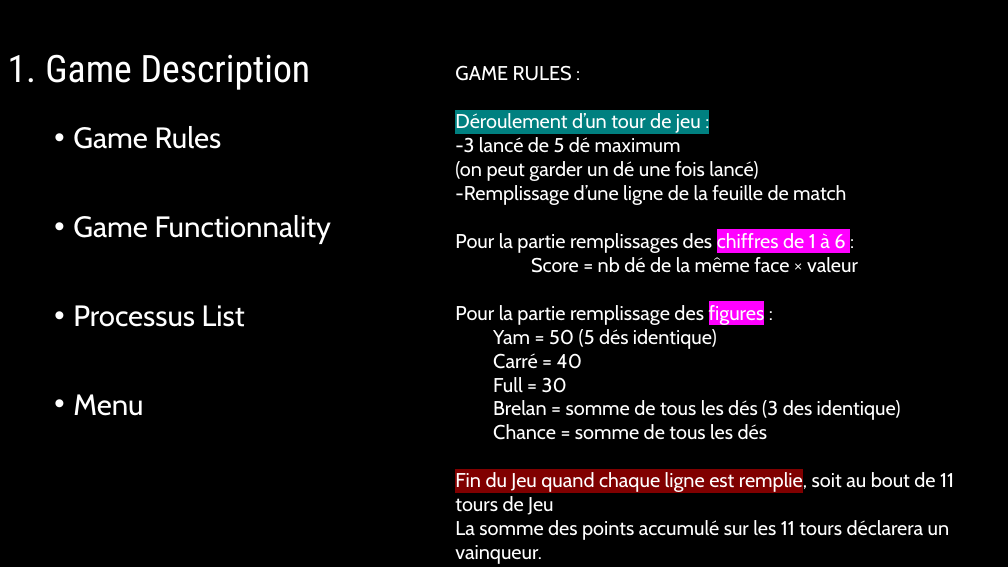
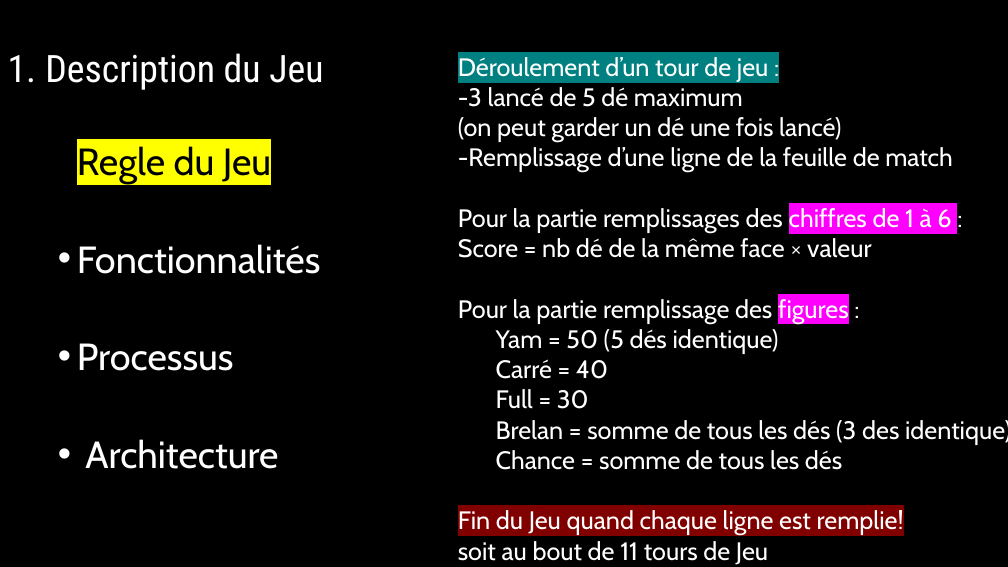
Before and after one commit to CCB-ISENP16/RollTheDice, a slide deck: slide 3 of docs/presentation_sex.pptx. Drawn at 1008x567 pixels with LibreOffice and Linux fonts; fonts in the diff are those of the drawing; background and template pictures are left out. Boxes give left, top, right and bottom in pixels: in the first picture for what was removed or moved away, otherwise in the second. Text is boxed around its words. In the diff, an @@ line names an element or a change of style, - is before the commit and + after.

```diff
--- a/docs/presentation_sex.pptx
+++ b/docs/presentation_sex.pptx
@@ title at (45,53,323,90): text changed @@
-1. Game Description
+1. Description du Jeu
@@ text "Déroulement d’un tour de jeu ...": place and size @@
-text "Déroulement d’un tour de jeu ..." at (455,65,954,564)
+text "Déroulement d’un tour de jeu ..." at (458,57,1008,565)
@@ text at (458,57,1008,470): size 19 to 24 pt in "Déroulement d’un tour de jeu :", "-3 lancé de 5 dé maximum (on ...", "-Remplissage d’une ligne de la feuille de ...", "Pour la partie remplissages des chiffres de ..." and 7 more places @@
@@ text at (455,65,572,81): paragraph removed @@
-GAME RULES :
@@ text at (77,146,321,469): text changed; size 28 to 36 pt @@
-  • Game Rules
-  • Game Functionnality
-  • Processus List
-  • Menu
+  • Regle du Jeu
+  • Fonctionnalités
+  • Processus
+  • Architecture
@@ text at (458,510,904,565): text changed; size 19 to 24 pt @@
-Fin du Jeu quand chaque ligne est remplie, soit au bout de 11 tours de Jeu
-La somme des points accumulé sur les 11 tours déclarera un vainqueur.
+Fin du Jeu quand chaque ligne est remplie!
+soit au bout de 11 tours de Jeu
```
Also in this commit, not shown: 7 other slides changed, 1 slide added, 1 slide removed.
